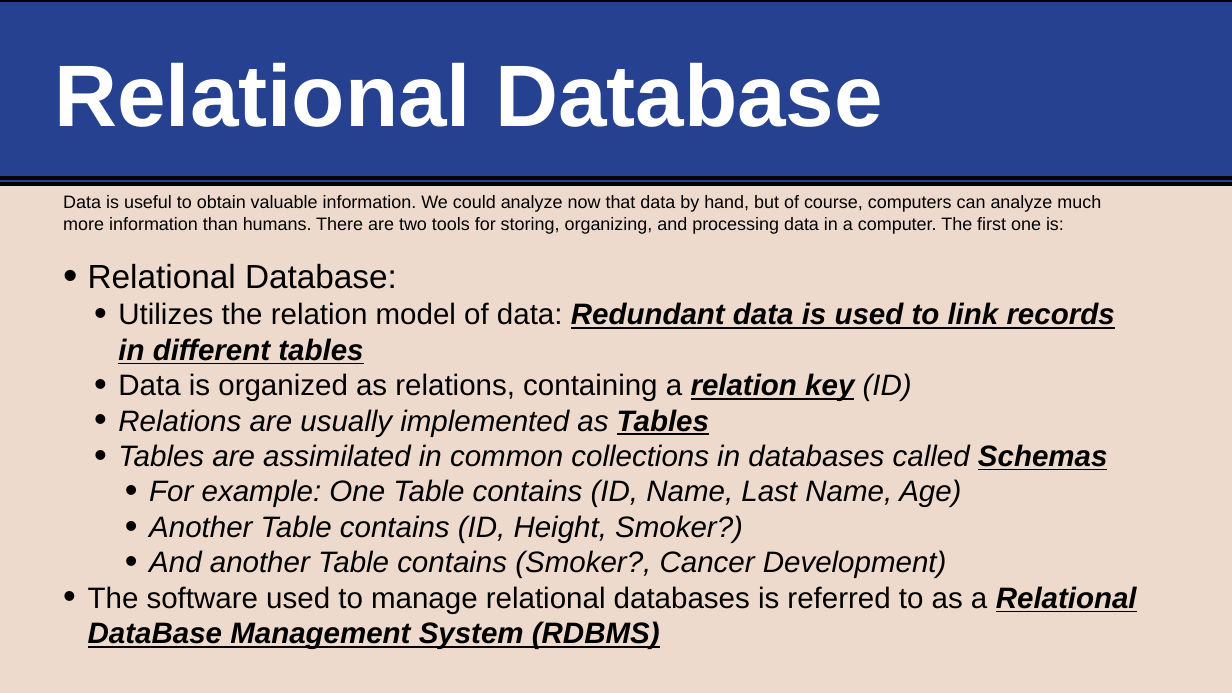
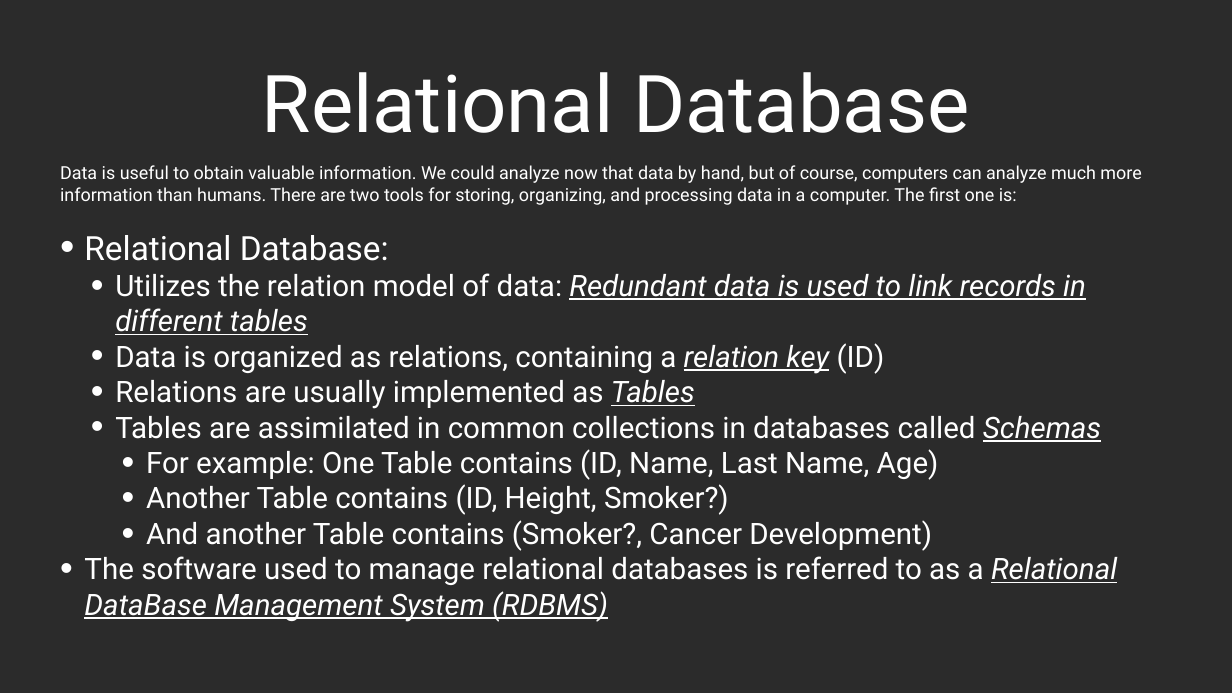
Before and after one commit to life-efficient/Data-Engineering, a slide deck: slide 4 of 2. SQL/1. SQL Basics/1. SQL Basics.pptx (slide 3 before the commit). Drawn at 1232x693 pixels with LibreOffice and Linux fonts; fonts in the diff are those of the drawing; background and template pictures are left out; a plain dark background stands for a picture behind light text. Boxes give left, top, right and bottom in pixels: in the first picture for what was removed or moved away, otherwise in the second. Text is boxed around its words. In the diff, an @@ line names an element or a change of style, - is before the commit and + after.

```diff
--- a/2. SQL/1. SQL Basics/1. SQL Basics.pptx
+++ b/2. SQL/1. SQL Basics/1. SQL Basics.pptx
@@ background #EDDACC to picture (left out) @@
@@ rectangle removed at (x1=0, y1=0, x2=1232, y2=184) @@
@@ title "Relational Database" moved from (x1=54, y1=62, x2=883, y2=127) to (x1=262, y1=72, x2=969, y2=133) @@
@@ title "Relational Database" at (x1=262, y1=72, x2=969, y2=133): size 136 to 124.2 pt, font Arial to Roboto, bold off; alignment left to centre; vertical alignment middle to bottom @@
@@ line removed from (0, 178) to (1232, 178) @@
@@ text "Data is useful to obtain ..." moved from (x1=63, y1=195, x2=1137, y2=649) to (x1=60, y1=165, x2=1141, y2=622) @@
@@ text "Data is useful to obtain ..." at (x1=60, y1=165, x2=1141, y2=622): font Arial to Roboto, text colour #000000 to #FFFFFF; bold off in "Redundant data is used to link records ...", "relation key", "Tables", "Schemas" and 1 more places; italic off in "(ID)", "Relations are usually implemented as", "Tables are assimilated in common collections in ...", "For example: One Table contains (ID, Name, ..." and 2 more places @@
```
Also in this commit, not shown: 23 other slides changed, 4 slides added, 3 slides removed, 1 other file.
